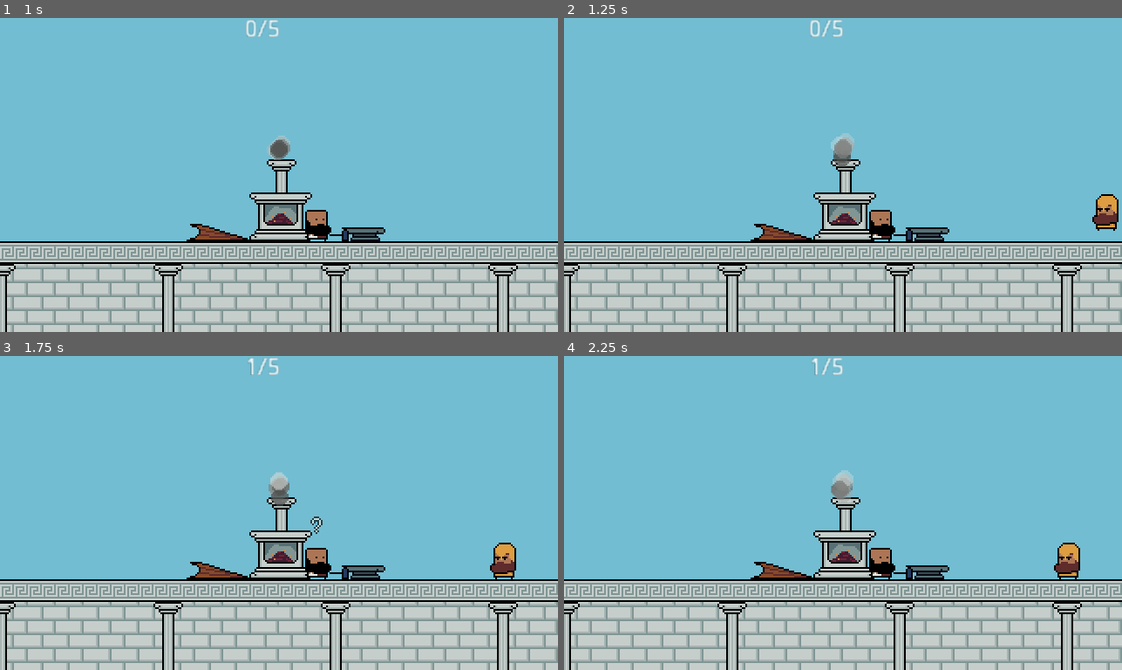
Above: before the commit, frames 1-4 (two rows, left to right).
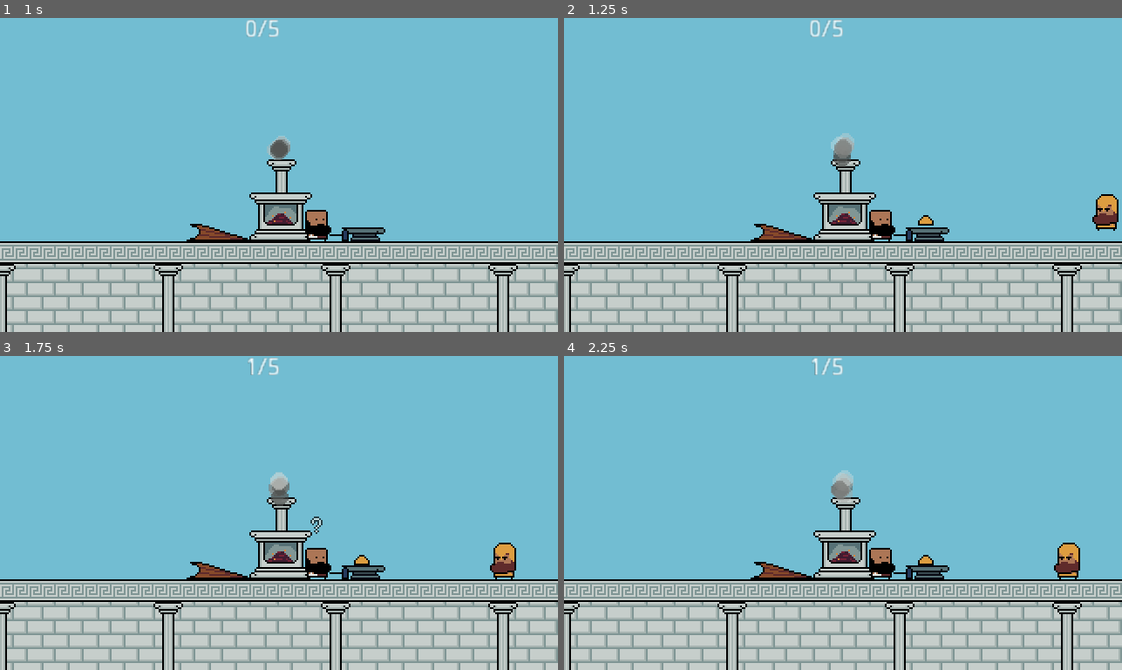
Above: after the commit, the same moments.

Repository: dmitriy-shmilo/secret-santa-2021
Game: Godot game, scene res://game_screen/game_screen.tscn
Two runs of this game, one before a commit and one after it. Both use one fixed random seed, a clock stepped at 60 frames per second and the inputs below.
Inputs (mouse positions are in pixels of both pictures, inside the frame that each line leads up to):
- Up to frame 1 (1 s): tap Enter at 0.5 s; move the mouse to (401, 159) at 0.52 s; hold D (right) from 0.53 s (still down); click (401, 159) at 0.67 s
- Up to frame 2 (1.25 s): keep holding D (right)
- Up to frame 3 (1.75 s): move the mouse to (167, 528) at 1.27 s; release D (right) at 1.28 s; hold S (down) from 1.28 s (still down)
- Up to frame 4 (2.25 s): move the mouse to (898, 443) at 2.02 s; release S (down) at 2.03 s; hold D (right) from 2.03 s (still down)

Frame 1 is identical in both runs. In frame 2, less than 0.1% of the frame differs, in the area x 63-67%, y 62-67%; in frame 3, less than 0.1%; in frame 4, less than 0.1%.

Commit message:
Display metal ingot.

Diff:
--- a/src/game_screen/anvil.gd
+++ b/src/game_screen/anvil.gd
@@ -12,6 +12,7 @@
 
 onready var _animation_player: AnimationPlayer = $"AnimationPlayer"
 onready var _audio_player: AudioStreamPlayer = $"AudioPlayer"
+onready var _metal_sprite: AnimatedSprite = $"MetalSprite"
 
 var _state = AnvilState.IN_USE
 
@@ -32,3 +33,18 @@
 func anvil_down() -> void:
 	_audio_player.stream = DOWN_SOUNDS[randi() % DOWN_SOUNDS.size()]
 	_audio_player.play()
+
+
+func anvil_break() -> void:
+	_metal_sprite.frame = 0
+	_metal_sprite.play()
+
+
+func anvil_reset() -> void:
+	_metal_sprite.frame = 0
+	_metal_sprite.stop()
+	_animation_player.play("anvil_reset")
+
+func anvil_done() -> void:
+	# TODO: show an item here
+	_metal_sprite.visible = false
--- a/src/game_screen/anvil.tscn
+++ b/src/game_screen/anvil.tscn
@@ -1,7 +1,8 @@
-[gd_scene load_steps=6 format=2]
+[gd_scene load_steps=17 format=2]
 
 [ext_resource path="res://assets/objects.png" type="Texture" id=1]
 [ext_resource path="res://game_screen/anvil.gd" type="Script" id=2]
+[ext_resource path="res://assets/items.png" type="Texture" id=3]
 
 [sub_resource type="Animation" id=1]
 length = 0.001
@@ -16,6 +17,30 @@
 "transitions": PoolRealArray( 1 ),
 "update": 0,
 "values": [ Rect2( 0, 32, 48, 32 ) ]
+}
+tracks/1/type = "value"
+tracks/1/path = NodePath("MetalSprite:position")
+tracks/1/interp = 1
+tracks/1/loop_wrap = true
+tracks/1/imported = false
+tracks/1/enabled = true
+tracks/1/keys = {
+"times": PoolRealArray( 0 ),
+"transitions": PoolRealArray( 1 ),
+"update": 0,
+"values": [ Vector2( -6, -18 ) ]
+}
+tracks/2/type = "value"
+tracks/2/path = NodePath("MetalSprite:visible")
+tracks/2/interp = 1
+tracks/2/loop_wrap = true
+tracks/2/imported = false
+tracks/2/enabled = true
+tracks/2/keys = {
+"times": PoolRealArray( 0 ),
+"transitions": PoolRealArray( 1 ),
+"update": 0,
+"values": [ false ]
 }
 
 [sub_resource type="Animation" id=3]
@@ -34,6 +59,34 @@
 "values": [ Rect2( 48, 32, 48, 32 ) ]
 }
 
+[sub_resource type="Animation" id=13]
+resource_name = "anvil_reset"
+length = 0.4
+tracks/0/type = "value"
+tracks/0/path = NodePath("MetalSprite:position")
+tracks/0/interp = 1
+tracks/0/loop_wrap = true
+tracks/0/imported = false
+tracks/0/enabled = true
+tracks/0/keys = {
+"times": PoolRealArray( 0, 0.2, 0.3, 0.4 ),
+"transitions": PoolRealArray( 1, 1, 1, 1 ),
+"update": 0,
+"values": [ Vector2( -6, -18 ), Vector2( -6, 0 ), Vector2( -6, -2 ), Vector2( -6, 0 ) ]
+}
+tracks/1/type = "value"
+tracks/1/path = NodePath("MetalSprite:visible")
+tracks/1/interp = 1
+tracks/1/loop_wrap = true
+tracks/1/imported = false
+tracks/1/enabled = true
+tracks/1/keys = {
+"times": PoolRealArray( 0 ),
+"transitions": PoolRealArray( 1 ),
+"update": 1,
+"values": [ true ]
+}
+
 [sub_resource type="Animation" id=2]
 resource_name = "anvil_use"
 length = 0.001
@@ -50,6 +103,46 @@
 "values": [ Rect2( 0, 32, 48, 32 ) ]
 }
 
+[sub_resource type="AtlasTexture" id=4]
+atlas = ExtResource( 3 )
+region = Rect2( 0, 16, 16, 16 )
+
+[sub_resource type="AtlasTexture" id=5]
+atlas = ExtResource( 3 )
+region = Rect2( 16, 16, 16, 16 )
+
+[sub_resource type="AtlasTexture" id=6]
+atlas = ExtResource( 3 )
+region = Rect2( 32, 16, 16, 16 )
+
+[sub_resource type="AtlasTexture" id=7]
+atlas = ExtResource( 3 )
+region = Rect2( 48, 16, 16, 16 )
+
+[sub_resource type="AtlasTexture" id=8]
+atlas = ExtResource( 3 )
+region = Rect2( 64, 16, 16, 16 )
+
+[sub_resource type="AtlasTexture" id=10]
+atlas = ExtResource( 3 )
+region = Rect2( 80, 16, 16, 16 )
+
+[sub_resource type="AtlasTexture" id=11]
+atlas = ExtResource( 3 )
+region = Rect2( 96, 16, 16, 16 )
+
+[sub_resource type="AtlasTexture" id=12]
+atlas = ExtResource( 3 )
+region = Rect2( 112, 16, 16, 16 )
+
+[sub_resource type="SpriteFrames" id=9]
+animations = [ {
+"frames": [ SubResource( 4 ), SubResource( 5 ), SubResource( 6 ), SubResource( 7 ), SubResource( 8 ), SubResource( 10 ), SubResource( 11 ), SubResource( 12 ) ],
+"loop": false,
+"name": "default",
+"speed": 10.0
+} ]
+
 [node name="Anvil" type="Sprite"]
 position = Vector2( 214, 112 )
 texture = ExtResource( 1 )
@@ -60,6 +153,12 @@
 [node name="AnimationPlayer" type="AnimationPlayer" parent="."]
 anims/RESET = SubResource( 1 )
 anims/anvil_leave = SubResource( 3 )
+anims/anvil_reset = SubResource( 13 )
 anims/anvil_use = SubResource( 2 )
 
 [node name="AudioPlayer" type="AudioStreamPlayer" parent="."]
+
+[node name="MetalSprite" type="AnimatedSprite" parent="."]
+visible = false
+position = Vector2( -6, -18 )
+frames = SubResource( 9 )
--- a/src/game_screen/game_screen.gd
+++ b/src/game_screen/game_screen.gd
@@ -74,6 +74,7 @@
 
 	_max_order_progress = 5
 	_order_progress = 0
+	_anvil.anvil_reset()
 	_has_order = true
 	_animation_player.play("client_enter")
 	_gui.order_progress(_order_progress, _max_order_progress)
@@ -90,6 +91,7 @@
 	_animation_player.play("client_leave")
 	_gui.order_ready()
 	_order_delay_timer.start()
+	_anvil.anvil_done()
 
 
 func _on_QuitButton_pressed():
